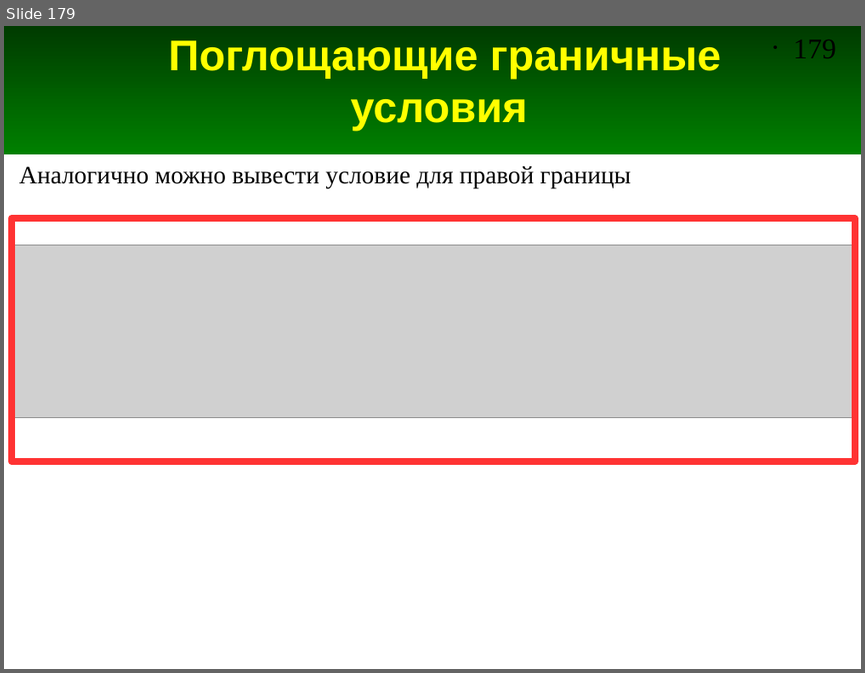
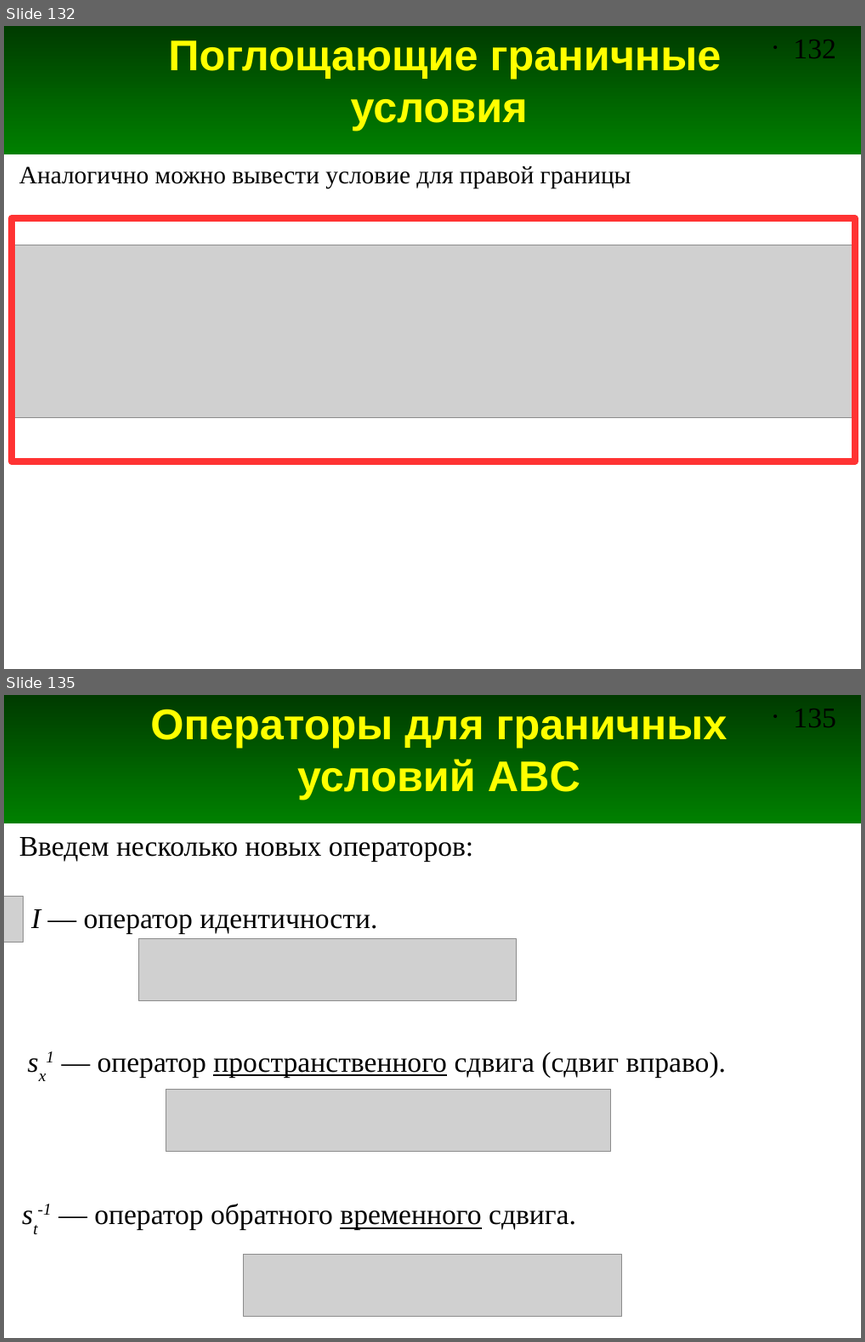
Before and after one commit to andris0147sv/modelling, a slide deck: presentations/2. FDTD.odp. Shown one above the other, each under a label of ours: slide 179 before the commit, slides 132 and 135 after it; the slides between them are not shown. The pictures are 865x673 and 865x1342 pixels, drawn with LibreOffice and Linux fonts; fonts in the diff are those of the drawing; grey boxes stand for pictures. Boxes give left, top, right and bottom in pixels: in the first picture for what was removed or moved away, otherwise in the second. Text is boxed around its words. In the diff, an @@ line names an element or a change of style, - is before the commit and + after.

```diff
--- a/presentations/2. FDTD.odp
+++ b/presentations/2. FDTD.odp
@@ slide 135 added at (4, 695, 861, 1338), background #FFFFFF; not listed: 2 template elements that a slide beside it also shows @@
@@ title added at (150, 709, 727, 800), 36 pt, text #FFFF00, bold @@
+Операторы для граничных условий ABC
@@ text added at (19, 837, 473, 861), 24 pt, text #000000 @@
+Введем несколько новых операторов:
@@ picture added at (4, 896, 23, 941) @@
@@ text added at (31, 909, 377, 934), 24 pt, text #000000 @@
+I — оператор идентичности.
@@ picture added at (138, 938, 517, 1000) @@
@@ text added at (98, 1052, 726, 1077), 24 pt, text #000000 @@
+sx1 — оператор пространственного сдвига (сдвиг вправо).
@@ picture added at (166, 1089, 610, 1151) @@
@@ text added at (33, 1203, 576, 1234), 24 pt, text #000000 @@
+st-1 — оператор обратного временного сдвига.
@@ picture added at (243, 1253, 621, 1315) @@
@@ what was slide 179 is now slide 132 @@
@@ page number at (793, 40, 835, 58): text changed @@
-• 179
+• 132
```
Also in this commit, not shown: 8 slides changed, 16 other slides added, 6 other files.
